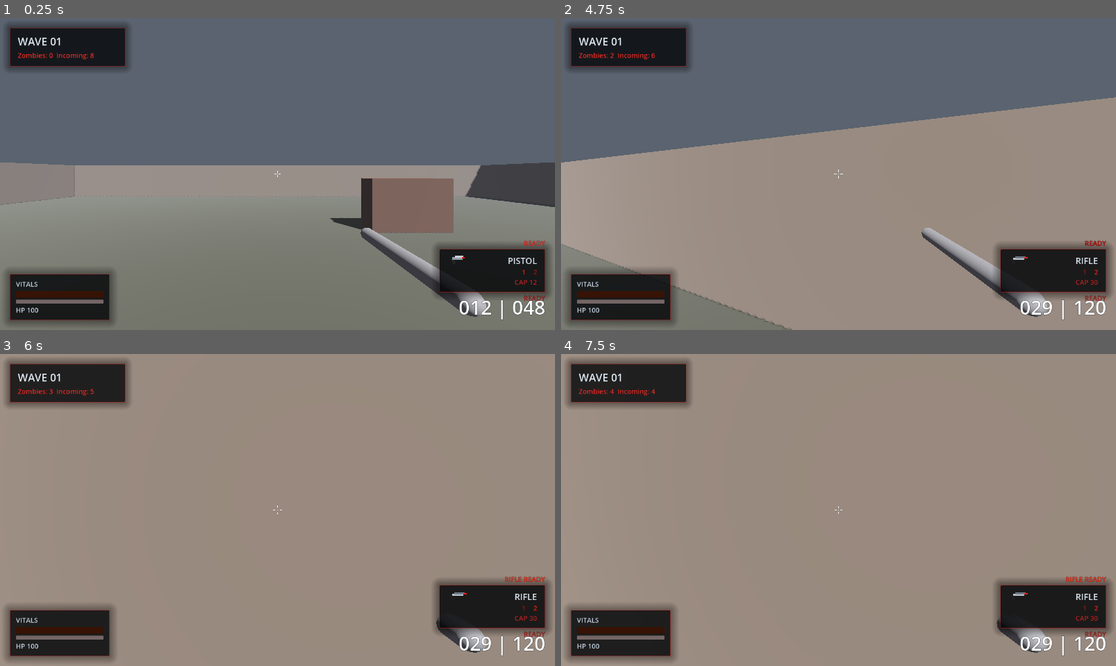
Above: before the commit, frames 1-4 (two rows, left to right).
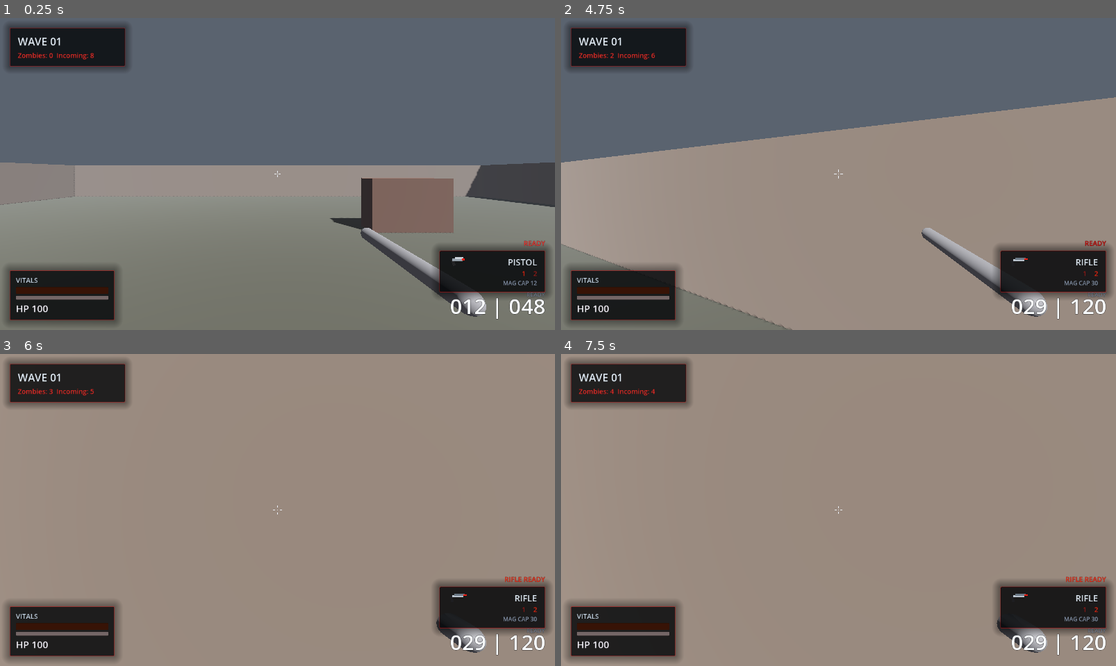
Above: after the commit, the same moments.

Repository: KernPhilipp/Dead-Zones
Game: Godot game, scene res://scenes/main.tscn
The game is run twice, just before and just after one commit, with the same random seed, the same clock (stepped at 60 frames per second) and the same inputs.
Inputs (mouse positions are in pixels of both pictures, inside the frame that each line leads up to):
- Up to frame 1 (0.25 s): no input
- Up to frame 2 (4.75 s): tap Enter at 0.5 s; move the mouse to (866, 174) at 0.52 s; hold W (move_forward) from 0.53 s (still down); click (866, 174) at 0.6 s; tap Space (jump) at 0.77, 1.52, 3.02, 3.77, 4.52 s; move the mouse to (810, 174) at 1.27 s; tap Mouse wheel down (weapon_next) at 1.35 s; move the mouse to (849, 167) at 2.02 s; tap Mouse wheel up (weapon_prev) at 2.1 s; move the mouse to (832, 180) at 2.77 s; tap 1 (weapon_slot_1) at 2.85 s; move the mouse to (877, 177) at 3.52 s; tap 2 (weapon_slot_2) at 3.6 s; move the mouse to (794, 170) at 4.27 s; click (794, 170) at 4.35 s
- Up to frame 3 (6 s): move the mouse to (283, 510) at 5.02 s; tap Mouse wheel down (weapon_next) at 5.1 s; move the mouse to (255, 503) at 5.77 s; release W (move_forward) at 5.78 s; hold D (move_right) from 5.78 s (still down); tap Mouse wheel up (weapon_prev) at 5.85 s
- Up to frame 4 (7.5 s): tap Space (jump) at 6.02, 6.77 s; move the mouse to (866, 510) at 6.52 s; release D (move_right) at 6.53 s; hold W (move_forward) from 6.53 s (still down); tap 1 (weapon_slot_1) at 6.6 s; move the mouse to (810, 510) at 7.27 s; tap 2 (weapon_slot_2) at 7.35 s

The runs differ from the first frame. In frame 1, 2.0% of the frame differs, in the area x 1-99%, y 74-97%; in frame 2, 2.2%; in frame 3, 2.3%, in the area x 1-99%, y 74-98%; in frame 4, 2.3%.

Commit message:
Refine HUD stats and pause presentation

Diff:
--- a/scenes/hud.tscn
+++ b/scenes/hud.tscn
@@ -9,8 +9,14 @@
 outline_size = 1
 outline_color = Color(0, 0, 0, 0.7)
 
+[sub_resource type="LabelSettings" id="LabelSettings_stats_highlight"]
+font_size = 20
+font_color = Color(0.96, 0.97, 1, 1)
+outline_size = 2
+outline_color = Color(0, 0, 0, 0.82)
+
 [sub_resource type="LabelSettings" id="LabelSettings_ammo"]
-font_size = 40
+font_size = 44
 font_color = Color(0.98, 0.99, 1, 1)
 outline_size = 2
 outline_color = Color(0, 0, 0, 0.8)
@@ -24,6 +30,12 @@
 [sub_resource type="LabelSettings" id="LabelSettings_status"]
 font_size = 14
 font_color = Color(0.9, 0.18, 0.16, 1)
+outline_size = 1
+outline_color = Color(0, 0, 0, 0.72)
+
+[sub_resource type="LabelSettings" id="LabelSettings_small_status"]
+font_size = 12
+font_color = Color(0.76, 0.8, 0.86, 0.92)
 outline_size = 1
 outline_color = Color(0, 0, 0, 0.72)
 
@@ -361,8 +373,8 @@
 anchor_right = 0.0
 anchor_bottom = 1.0
 offset_left = 20.0
-offset_top = -72.0
-offset_right = 228.0
+offset_top = -78.0
+offset_right = 238.0
 offset_bottom = -20.0
 grow_horizontal = 1
 grow_vertical = 0
@@ -404,7 +416,7 @@
 [node name="HealthValueLabel" type="Label" parent="HealthPanel/MarginContainer/VBoxContainer"]
 layout_mode = 2
 text = "HP 100"
-label_settings = SubResource("LabelSettings_health")
+label_settings = SubResource("LabelSettings_stats_highlight")
 
 [node name="AmmoStateLabel" type="Label" parent="."]
 anchors_preset = 3
@@ -413,14 +425,14 @@
 anchor_right = 1.0
 anchor_bottom = 1.0
 offset_left = -240.0
-offset_top = -76.0
+offset_top = -82.0
 offset_right = -20.0
-offset_bottom = -56.0
+offset_bottom = -60.0
 grow_horizontal = 0
 grow_vertical = 0
 horizontal_alignment = 2
 text = "READY"
-label_settings = SubResource("LabelSettings_status")
+label_settings = SubResource("LabelSettings_small_status")
 
 [node name="AmmoLabel" type="Label" parent="."]
 anchors_preset = 3
@@ -581,7 +593,7 @@
 layout_mode = 2
 horizontal_alignment = 2
 text = "Reserve: 90"
-label_settings = SubResource("LabelSettings_status")
+label_settings = SubResource("LabelSettings_small_status")
 
 [node name="StatusLabel" type="Label" parent="."]
 anchors_preset = 3
@@ -734,13 +746,13 @@
 layout_mode = 2
 horizontal_alignment = 1
 text = "You held the line until Wave 1 and dropped 0 hostiles."
-label_settings = SubResource("LabelSettings_health")
+label_settings = SubResource("LabelSettings_stats_highlight")
 
 [node name="GameOverStatsLabel" type="Label" parent="GameOverPanel/GameOverCard/MarginContainer/VBoxContainer"]
 layout_mode = 2
 horizontal_alignment = 1
 text = "SESSION REPORT\nWAVE REACHED  01\nKILLS         0\nHEADSHOTS     0\nACCURACY      0%\nSURVIVAL      00:00"
-label_settings = SubResource("LabelSettings_status")
+label_settings = SubResource("LabelSettings_small_status")
 
 [node name="RestartButton" type="Button" parent="GameOverPanel/GameOverCard/MarginContainer/VBoxContainer"]
 layout_mode = 2
@@ -786,20 +798,20 @@
 [node name="PauseSummaryLabel" type="Label" parent="PausePanel/MarginContainer/VBoxContainer"]
 layout_mode = 2
 horizontal_alignment = 1
-text = "Combat feed halted. Take a second and reset."
-label_settings = SubResource("LabelSettings_health")
+text = "Wave 01 on hold. 0 kills confirmed so far."
+label_settings = SubResource("LabelSettings_stats_highlight")
 
 [node name="PauseControlsLabel" type="Label" parent="PausePanel/MarginContainer/VBoxContainer"]
 layout_mode = 2
 horizontal_alignment = 1
 text = "CONTROLS\nMOVE  WASD\nFIRE  LMB\nRELOAD  R\nSWAP  1 / 2 / WHEEL\nPAUSE  ESC"
+label_settings = SubResource("LabelSettings_small_status")
+
+[node name="PauseSettingsLabel" type="Label" parent="PausePanel/MarginContainer/VBoxContainer"]
+layout_mode = 2
+horizontal_alignment = 1
+text = "SESSION SNAPSHOT\nHEADSHOTS  0\nACCURACY   0%\nSURVIVAL   00:00"
 label_settings = SubResource("LabelSettings_status")
-
-[node name="PauseSettingsLabel" type="Label" parent="PausePanel/MarginContainer/VBoxContainer"]
-layout_mode = 2
-horizontal_alignment = 1
-text = "QUICK STATUS\nHUD  ONLINE\nAUDIO  ACTIVE"
-label_settings = SubResource("LabelSettings_health")
 
 [node name="ResumeButton" type="Button" parent="PausePanel/MarginContainer/VBoxContainer"]
 layout_mode = 2
--- a/scripts/hud.gd
+++ b/scripts/hud.gd
@@ -37,6 +37,9 @@
 var blood_overlay: TextureRect
 var pause_dimmer: ColorRect
 var pause_panel: PanelContainer
+var pause_summary_label: Label
+var pause_controls_label: Label
+var pause_settings_label: Label
 var resume_button: Button
 var pause_restart_button: Button
 var game_over_panel: PanelContainer
@@ -72,6 +75,10 @@
 var low_health_panel_pulse: float = 0.0
 var last_wave_number: int = 0
 var wave_clear_announced: bool = false
+var tracked_total_eliminations: int = 0
+var tracked_wave_index: int = 0
+var tracked_wave_total: int = 0
+var tracked_wave_eliminations: int = 0
 
 func _enter_tree():
 	_ensure_nodes()
@@ -166,6 +173,9 @@
 	blood_overlay = _find_required_node("BloodOverlay") as TextureRect
 	pause_dimmer = _find_required_node("PauseDimmer") as ColorRect
 	pause_panel = _find_required_node("PausePanel") as PanelContainer
+	pause_summary_label = _find_required_node("PauseSummaryLabel") as Label
+	pause_controls_label = _find_required_node("PauseControlsLabel") as Label
+	pause_settings_label = _find_required_node("PauseSettingsLabel") as Label
 	resume_button = _find_required_node("ResumeButton") as Button
 	pause_restart_button = _find_required_node("PauseRestartButton") as Button
 	game_over_panel = _find_required_node("GameOverPanel") as PanelContainer
@@ -237,6 +247,7 @@
 		lerpf(0.45, 1.0, health_ratio),
 		1.0
 	)
+	health_value_label.modulate = Color(1.0, lerpf(0.42, 0.98, health_ratio), lerpf(0.42, 0.98, health_ratio), 1.0)
 
 func update_weapon(weapon_name: String):
 	_ensure_nodes()
@@ -255,7 +266,7 @@
 func update_ammo(current: int, max_val: int, reserve: int):
 	_ensure_nodes()
 	ammo_label.text = "%03d | %03d" % [current, reserve]
-	reserve_label.text = "CAP %02d" % max_val
+	reserve_label.text = "MAG CAP %02d" % max_val
 	var ammo_ratio: float = float(current) / maxf(float(max_val), 1.0)
 	if current <= 0:
 		current_ammo_state = "EMPTY"
@@ -298,6 +309,7 @@
 
 func update_wave(wave: int, living_zombies: int, remaining_to_spawn: int):
 	_ensure_nodes()
+	_update_elimination_tracking(wave, living_zombies, remaining_to_spawn)
 	wave_label.text = "WAVE %02d" % wave
 	zombie_label.text = "Zombies: %d  Incoming: %d" % [living_zombies, remaining_to_spawn]
 	if wave != last_wave_number:
@@ -470,6 +482,7 @@
 	pause_tween.set_pause_mode(Tween.TWEEN_PAUSE_PROCESS)
 
 	if next_visible:
+		_update_pause_menu_content()
 		pause_dimmer.modulate.a = 0.0
 		pause_panel.modulate.a = 0.0
 		pause_panel.scale = Vector2(0.94, 0.94)
@@ -633,7 +646,7 @@
 	if not resolved.has("wave") or int(resolved.get("wave", 0)) <= 0:
 		resolved["wave"] = _get_current_wave_number()
 	if not resolved.has("kills"):
-		resolved["kills"] = _get_node_int(player, "kills")
+		resolved["kills"] = _get_session_elimination_count()
 	if not resolved.has("headshots"):
 		resolved["headshots"] = _get_node_int(player, "headshots")
 	if not resolved.has("accuracy"):
@@ -679,10 +692,52 @@
 		return 0
 	return maxi(0, int((Time.get_ticks_msec() - session_start_msec) / 1000))
 
+func _update_pause_menu_content():
+	var live_stats: Dictionary = _resolve_game_over_stats({})
+	var wave: int = int(live_stats.get("wave", 0))
+	var kills: int = int(live_stats.get("kills", 0))
+	var headshots: int = int(live_stats.get("headshots", 0))
+	var accuracy: float = float(live_stats.get("accuracy", 0.0)) * 100.0
+	var total_seconds: int = int(live_stats.get("time_seconds", 0))
+	var minutes: int = total_seconds / 60
+	var seconds: int = total_seconds % 60
+
+	pause_summary_label.text = "WAVE %02d PAUSED\n%d HOSTILES ELIMINATED" % [wave, kills]
+	pause_controls_label.text = "CONTROLS\nMOVE  WASD\nFIRE  LMB\nRELOAD  R\nSWAP  1 / 2 / WHEEL\nPAUSE  ESC"
+	pause_settings_label.text = "SESSION SNAPSHOT\nHEADSHOTS  %d\nACCURACY   %.0f%%\nSURVIVAL   %02d:%02d" % [headshots, accuracy, minutes, seconds]
+
+func _update_elimination_tracking(wave: int, living_zombies: int, remaining_to_spawn: int):
+	var current_wave_total: int = _get_current_wave_total_count()
+	if wave != tracked_wave_index:
+		if tracked_wave_index > 0:
+			tracked_total_eliminations += tracked_wave_total
+		tracked_wave_index = wave
+		tracked_wave_total = current_wave_total
+		tracked_wave_eliminations = 0
+	else:
+		tracked_wave_total = maxi(tracked_wave_total, current_wave_total)
+
+	var spawned_current_wave: int = max(0, tracked_wave_total - remaining_to_spawn)
+	tracked_wave_eliminations = max(0, spawned_current_wave - living_zombies)
+
+func _get_current_wave_total_count() -> int:
+	var game_manager: Node = get_node_or_null("../GameManager")
+	if game_manager == null or not is_instance_valid(game_manager):
+		return 0
+	if not game_manager.has_method("get_runtime_state"):
+		return 0
+
+	var runtime_state: Dictionary = game_manager.call("get_runtime_state")
+	var current_wave_plan: Dictionary = runtime_state.get("current_wave_plan", {})
+	return int(current_wave_plan.get("total_count", 0))
+
+func _get_session_elimination_count() -> int:
+	return tracked_total_eliminations + tracked_wave_eliminations
+
 func _format_game_over_summary(stats: Dictionary) -> String:
 	var wave: int = int(stats.get("wave", 0))
 	var kills: int = int(stats.get("kills", 0))
-	return "You held the line until Wave %d and dropped %d hostiles." % [wave, kills]
+	return "WAVE %02d REACHED\n%d HOSTILES ELIMINATED" % [wave, kills]
 
 func _format_game_over_stats(stats: Dictionary) -> String:
 	var wave: int = int(stats.get("wave", 0))
